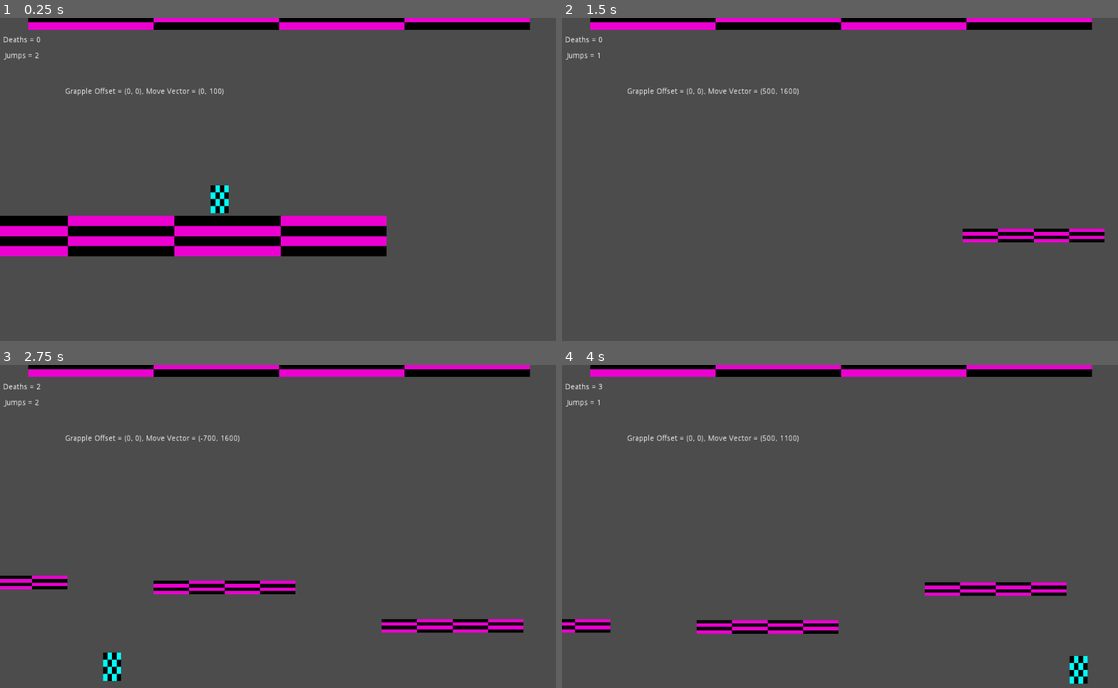
Above: before the commit, frames 1-4 (two rows, left to right).
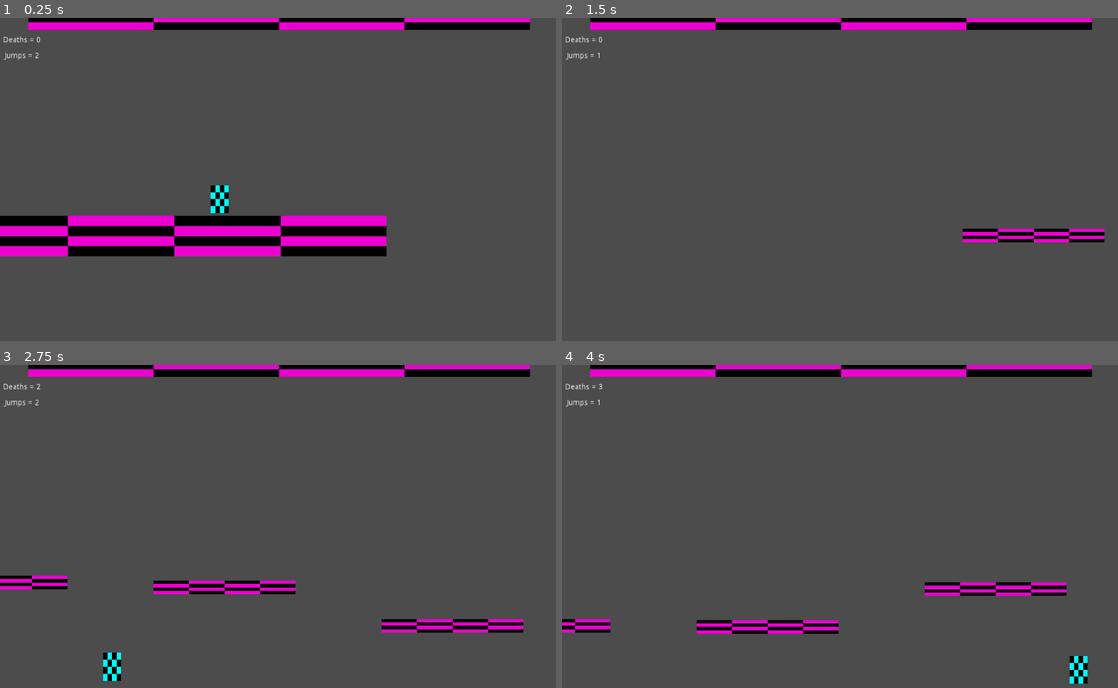
Above: after the commit, the same moments.

Repository: mxd1760/Marc-2
Game: Godot game, scene res://Game Scene.tscn
Same seed, same stepped clock (60 frames per second), same inputs: the game is played once before the commit and once after it.
Inputs:
- Up to frame 1 (0.25 s): no input
- Up to frame 2 (1.5 s): hold Right (ui_right) from 0.53 s (still down); tap Space (grapple) at 0.6, 1.35 s; tap Up (ui_up) at 0.77 s
- Up to frame 3 (2.75 s): tap Up (ui_up) at 1.52 s; release Right (ui_right) at 2.03 s; hold Left (ui_left) from 2.03 s (still down); tap Space (grapple) at 2.1 s
- Up to frame 4 (4 s): release Left (ui_left) at 2.78 s; hold Right (ui_right) from 2.78 s (still down); tap Space (grapple) at 2.85, 3.6 s; tap Up (ui_up) at 3.02, 3.77 s

The runs differ from the first frame. In frame 1, 0.2% of the frame differs, in the area x 11-41%, y 21-25%; in frame 2, 0.2%, in the area x 11-43%, y 21-25%; in frame 3, 0.2%; in frame 4, 0.2%.

Commit message:
added a grapple feature

Diff:
--- a/scripts/Player.gd
+++ b/scripts/Player.gd
@@ -1,27 +1,28 @@
 extends Node2D
 
 # Constant variables
-var SPAWN_POSITION = Vector2(400,300)
-var SPAWN_VEL = Vector2(0,-20)
-var GRAVITY = Vector2(0,100)
-var JUMP = Vector2(0,-1300)
-var ACC_FALL = Vector2(0,100)
-var GROUND_SPEED_FWD = Vector2(600,0)
-var AIR_SPEED_FWD = Vector2(500,0)
-var GROUND_SPEED_BWD = Vector2(800,0)
-var AIR_SPEED_BWD = Vector2(700,0)
-var UP = Vector2(0,-1)
-var VEL_TERMINAL = 1600
-var SCREEN_BOTTOM = 700
-var CHANCE_TIME = 0.1
-var GRAPPLE_STORAGE_POSITION = Vector2(150,-150)
-var GRAPPLE_VELOCITY = Vector2(1000,-750) # for the grapple when flying through the air
-var GRAPPLED_VELOCITY = Vector2(-700,-10) # for when the grapple is attached to a wall (the x should probably match up with plaftorm speed)
-var GRAPPLE_LAUNCH_OFFSET = Vector2(0,0)#Vector2(50,-50)
+export var SPAWN_POSITION = Vector2(400,300)
+export var SPAWN_VEL = Vector2(0,-20)
+export var GRAVITY = Vector2(0,100)
+export var JUMP = Vector2(0,-1300)
+export var ACC_FALL = Vector2(0,100)
+export var GROUND_SPEED_FWD = Vector2(600,0)
+export var AIR_SPEED_FWD = Vector2(500,0)
+export var GROUND_SPEED_BWD = Vector2(800,0)
+export var AIR_SPEED_BWD = Vector2(700,0)
+export var UP = Vector2(0,-1)
+export var VEL_TERMINAL = 1600
+export var SCREEN_BOTTOM = 700
+export var CHANCE_TIME = 0.1
+export var GRAPPLE_STORAGE_POSITION = Vector2(150,-150)
+export var GRAPPLE_VELOCITY = Vector2(1250,-1000) # for the grapple when flying through the air
+export var GRAPPLED_VELOCITY = Vector2(-700,-10) # for when the grapple is attached to a wall (the x should probably match up with plaftorm speed)
+export var GRAPPLE_LAUNCH_OFFSET = Vector2(0,0)#Vector2(50,-50)
+export var STORED_JUMPS = 2
 
 # Member variables
 var move_vector = Vector2(0,0)
-var jumps = 2
+var jumps = STORED_JUMPS
 var deaths = 0
 var grappling = false
 var grappled = false
@@ -100,7 +101,7 @@
 			if $Grapple.is_on_wall():
 				grapple_vector = GRAPPLED_VELOCITY
 				grappled = true
-				grapple_radius = ($Grapple.position - $Body.position).abs()
+				#grapple_radius = ($Grapple.position - $Body.position).abs() # hopefully can end up helping with the strange drift at some point.
 			else:
 				grapple_vector = GRAPPLE_VELOCITY
 		else:
@@ -110,12 +111,14 @@
 			grapple_offset = $Grapple.position - $Body.position
 			if grapple_offset.normalized().dot(move_vector) < 0:
 				move_vector -= grapple_offset.normalized()*grapple_offset.normalized().dot(move_vector)
-	$Debug.text = "Grapple Offset = " + str(grapple_offset) + ", Move Vector = " + str(move_vector)
+	#$Debug.text = "Grapple Offset = " + str(grapple_offset) + ", Move Vector = " + str(move_vector)
 
 
 	# Calculate Velocities
 	$Body.move_and_slide(move_vector,UP)
 	$Grapple.move_and_slide(grapple_vector)
+
+
 
 
 	# Check if off screen
@@ -136,7 +139,7 @@
 	set_jumps()
 
 func set_jumps():
-	jumps = 2
+	jumps = STORED_JUMPS
 
 func display_labels():
 	$Deaths.text = "Deaths = " + str(deaths)
